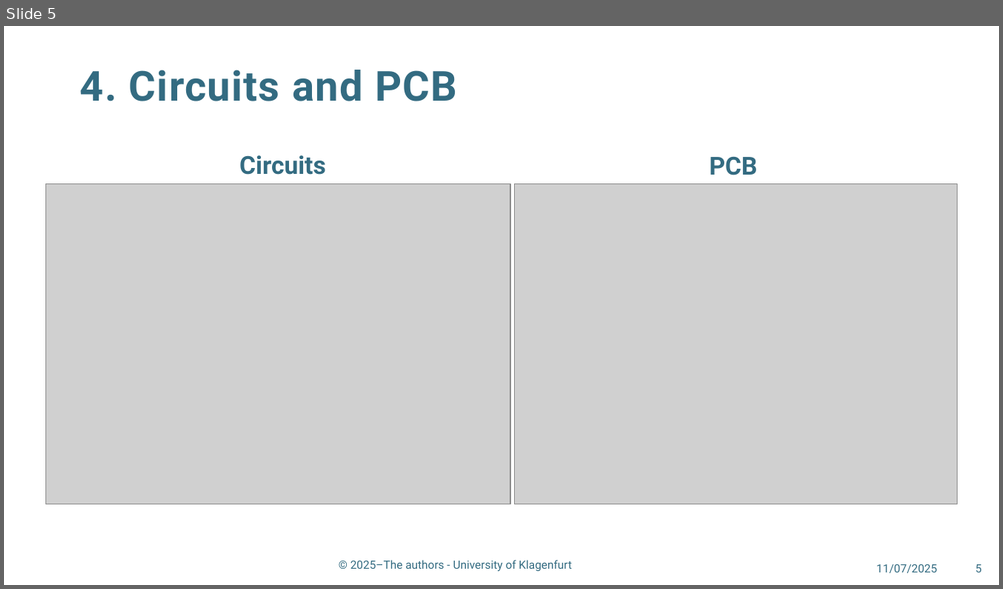
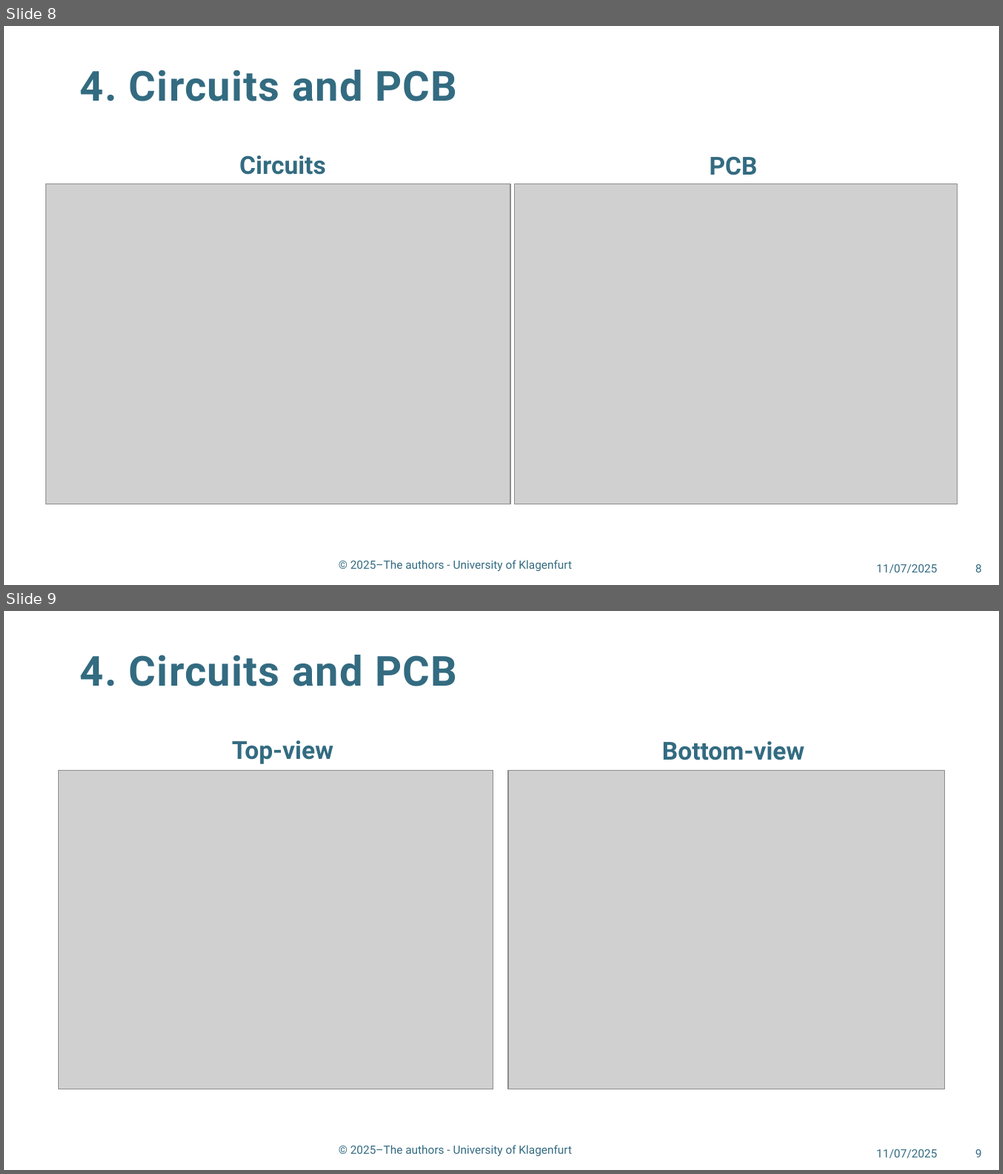
Before and after one commit to 2-hardcore-4-u/RobotDesign2025, a slide deck: presentation.pptx. Shown one above the other, each under a label of ours: slide 5 before the commit, slides 8 and 9 after it. The pictures are 1003x589 and 1003x1174 pixels, drawn with LibreOffice and Linux fonts; fonts in the diff are those of the drawing; grey boxes stand for pictures; background and template pictures are left out. Boxes give left, top, right and bottom in pixels: in the first picture for what was removed or moved away, otherwise in the second. Text is boxed around its words. In the diff, an @@ line names an element or a change of style, - is before the commit and + after.

```diff
--- a/presentation.pptx
+++ b/presentation.pptx
@@ slide 9 added at bbox=[4, 611, 999, 1170], background #FFFFFF; not listed: 1 template element that a slide beside it also shows @@
@@ title added at bbox=[80, 655, 458, 686], 40 pt, text #336B81, bold @@
+4. Circuits and PCB
@@ text added at bbox=[232, 741, 333, 764], 24 pt, text #336B81, bold @@
+Top-view
@@ text added at bbox=[662, 741, 804, 760], 24 pt, text #336B81, bold @@
+Bottom-view
@@ picture added at bbox=[59, 771, 493, 1090] @@
@@ picture added at bbox=[509, 771, 945, 1090] @@
@@ text added at bbox=[876, 1150, 936, 1159], 11 pt, text #336B81 @@
+11/07/2025
@@ page number added at bbox=[975, 1150, 982, 1158], 11 pt, text #336B81 @@
+9
@@ what was slide 5 is now slide 8 @@
@@ page number at bbox=[975, 565, 982, 573]: text changed @@
-5
+8
```
Also in this commit, not shown: 2 slides changed, 3 other slides added, 1 other file.
